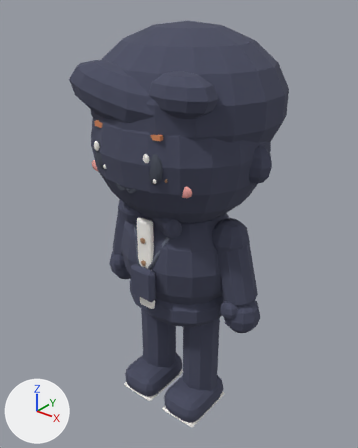
Two versions of the glTF model out/avatars/av_dimas.glb, one commit apart.
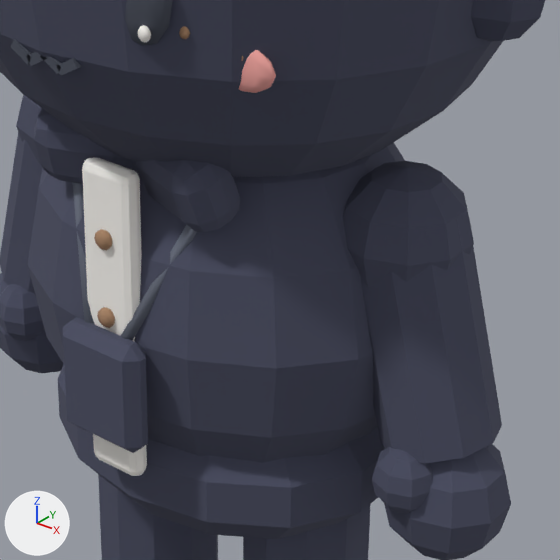
Old and new are each drawn whole from a 50 mm lens placed at (0.935, -1.17, 1.435), pointed at (-0.024, 0.028, 0.692) and again close up on the part from 32% to 77% of the width and 38% to 74% of the height. The lights are fixed; the arrows at lower left show +X, +Y and +Z. The first two pictures are the older version. Where no turn or scale is listed for an object, it has been applied to the vertices. Vertices at exactly the same position are counted once.

In view in the first close-up: 'SM_av_dimas_acc_badge', 'SM_av_dimas_acc_badge_outline', 'SM_av_dimas_arm_l_outline', 'SM_av_dimas_arm_r_outline', 'SM_av_dimas_face_neutral', 'SM_av_dimas_head_outline', 'SM_av_dimas_hips_outline', 'SM_av_dimas_leg_l_outline', 'SM_av_dimas_leg_r_outline', 'SM_av_dimas_torso', 'SM_av_dimas_torso_outline' and 1 more.
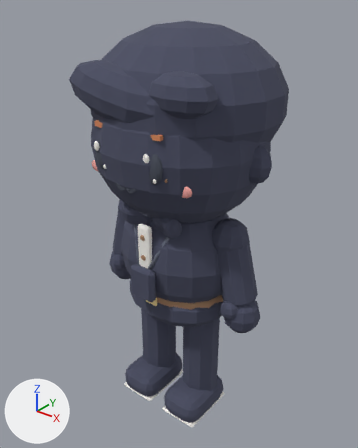
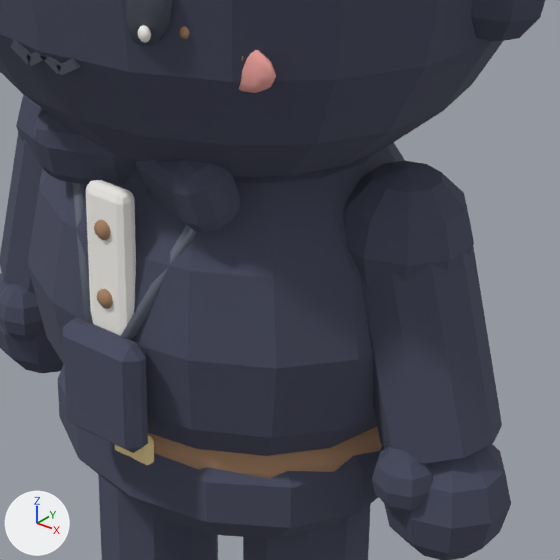
The edits, one by one:
me_sm_av_dimas_torso has 402 vertices, 772 faces and spans x -0.21..0.21, y -0.186..0.17, z 0.41..0.83.
me_sm_av_dimas_torso is used by ob_sm_av_dimas_torso; location (0.0, 0.0, 0.0).
me_sm_av_dimas_torso part 1: the loose piece of 32 vertices spanning x -0.009..0.009, y -0.186..-0.174, z 0.71..0.73 is moved by (0.0, 0.0, 0.01).
me_sm_av_dimas_torso part 2: the loose piece of 32 vertices spanning x -0.009..0.009, y -0.186..-0.174, z 0.63..0.65 is moved by (0.0, 0.0, 0.02).
me_sm_av_dimas_torso part 3: all 14 vertices in x 0.021..0.03, y -0.178..-0.158, z 0.781..0.79 are moved by (-0.005, -0.002, -0.02).
me_sm_av_dimas_torso part 4: all 14 vertices in x 0.021..0.03, y -0.178..-0.158, z 0.47..0.479 are moved by (-0.005, -0.002, 0.08).
me_sm_av_dimas_torso part 5: all 14 vertices in x -0.03..-0.021, y -0.178..-0.158, z 0.781..0.79 are moved by (0.005, -0.002, -0.02).
me_sm_av_dimas_torso part 6: all 14 vertices in x -0.03..-0.021, y -0.178..-0.158, z 0.47..0.479 are moved by (0.005, -0.002, 0.08).
me_sm_av_dimas_hips is used by ob_sm_av_dimas_hips; location (0.0, 0.0, 0.0).
me_sm_av_dimas_hips had 86 vertices, 168 faces and spanned x -0.181..0.181, y -0.146..0.146, z 0.36..0.54.
me_sm_av_dimas_hips now has 142 vertices, 272 faces and spans x -0.185..0.185, y -0.154..0.147, z 0.36..0.54.
me_sm_av_dimas_hips part 7: a new loose piece, a 16-sided cylinder along z spanning x -0.185..0.185, y -0.147..0.147, z 0.468..0.502, in mat_mat_wood_dark (brown #a98466).
me_sm_av_dimas_hips part 8: a new loose piece of 24 vertices spanning x -0.025..0.025, y -0.154..-0.142, z 0.468..0.502, in mat_mat_butter (beige #f6dfa1).
me_sm_av_dimas_hips gains material mat_mat_wood_dark (brown #a98466).
me_sm_av_dimas_hips gains material mat_mat_butter (beige #f6dfa1).

Location of each change, (x1, y1, x2, y2) in pixels of the close-ups (560 x 560 px; the box of a moved part takes in the faces that stretch with it):
'SM_av_dimas_torso', reshaped
    before: (82, 157, 147, 476)
    after: (86, 180, 136, 336)
part 1 of me_sm_av_dimas_torso, moved or reshaped
    before: (94, 229, 112, 250)
    after: (94, 220, 111, 240)
part 2 of me_sm_av_dimas_torso, moved or reshaped
    before: (97, 307, 115, 328)
    after: (97, 289, 113, 309)
part 3 of me_sm_av_dimas_torso, moved or reshaped
    before: (121, 170, 139, 185)
    after: (116, 190, 134, 204)
part 4 of me_sm_av_dimas_torso, moved or reshaped
    before: (121, 179, 147, 476)
    after: (116, 200, 136, 336)
part 5 of me_sm_av_dimas_torso, moved or reshaped
    before: (82, 157, 132, 470)
    after: (86, 180, 127, 335)
part 6 of me_sm_av_dimas_torso, moved or reshaped
    before: (82, 168, 132, 476)
    after: (86, 191, 111, 332)
part 7 of me_sm_av_dimas_hips, added (brown)
    after: (148, 427, 382, 479)
part 8 of me_sm_av_dimas_hips, added (beige)
    after: (115, 435, 154, 466)
